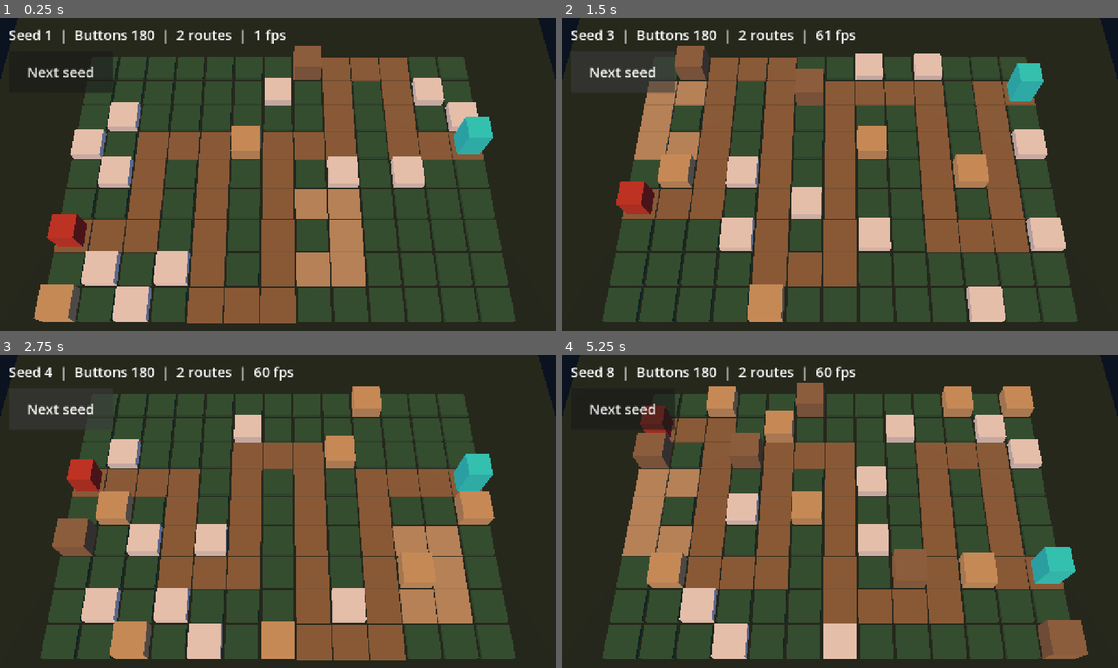
Above: before the commit, frames 1-4 (two rows, left to right).
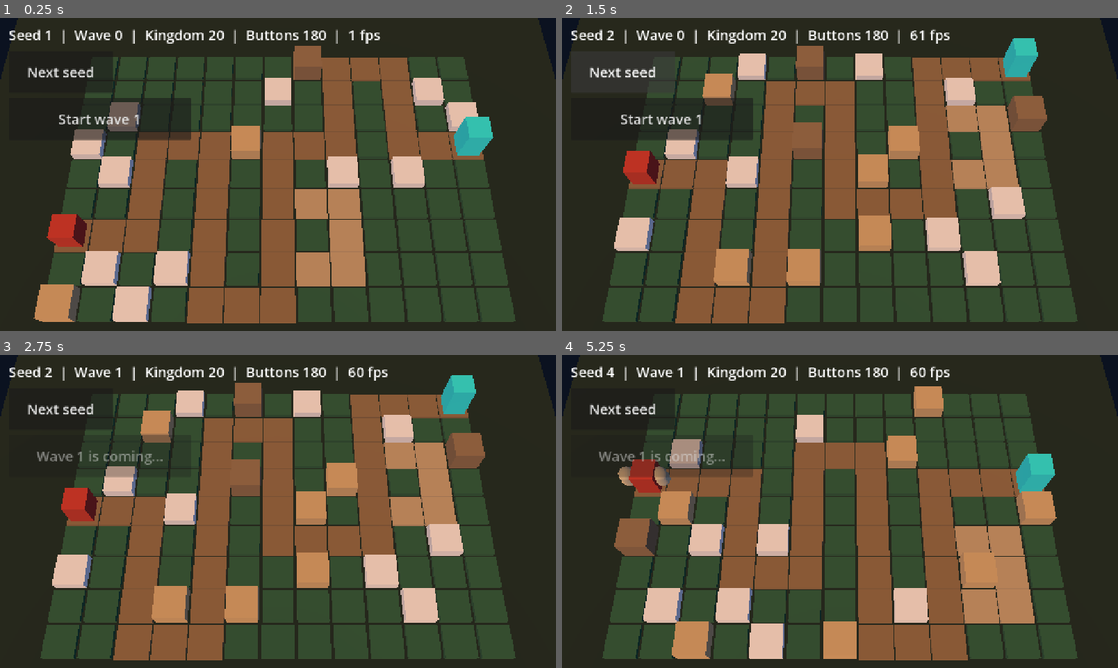
Above: after the commit, the same moments.

Repository: juanpalopez/psychic-bassoon
Game: Godot game, scene res://main.tscn
The game is run twice, just before and just after one commit, with the same random seed, the same clock (stepped at 60 frames per second) and the same inputs.
Inputs (mouse positions are in pixels of both pictures, inside the frame that each line leads up to):
- Up to frame 1 (0.25 s): no input
- Up to frame 2 (1.5 s): click "Next seed" (after the commit: "Start wave 1") at 0.5 s; click "Next seed" at 1.25 s
- Up to frame 3 (2.75 s): click "Next seed" (after the commit: "Start wave 1") at 2 s
- Up to frame 4 (5.25 s): click "Next seed" at 2.75 s; click "Next seed" at 3.5 s; click "Next seed" (after the commit: "Start wave 1") at 4.25 s; tap Enter at 5 s; move the mouse to (962, 495) at 5.02 s; hold Shift from 5.03 s (still down); click (962, 495) at 5.17 s

The runs differ from the first frame. In frame 1, 3.6% of the frame differs, in the area x 10-87%, y 3-44%; in frame 2, 34%; in frame 3, 45%, in the area x 6-89%, y 3-98%; in frame 4, 44%.

Commit message:
feat(render): draw the foes walking the board and start waves
FoesView draws every foe in one MultiMesh per foe type (capsules sized
by radius, darker as hp falls) and blends from each foe's previous
position to its current one by the share of a tick that has passed. The
HUD shows the wave, the kingdom's health and the Buttons, and a button
starts or calls the next wave early; game over is shown.

Refs #175

Co-Authored-By: Claude Sonnet 5.5 <noreply@anthropic.com>

Diff:
--- a/godot/main.gd
+++ b/godot/main.gd
@@ -1,4 +1,5 @@
-## The greybox scene (Phase 5, steps A1 and A2): the real map, and building on it.
+## The greybox scene (Phase 5, steps A1 to A3): the real map, building on it, and
+## waves of foes walking it.
 ##
 ## It owns one game (`Game.create`), ticks it at 30 Hz through the clock, turns a
 ## tap into a board cell, and sends build commands with `Game.submit`. It only
@@ -8,6 +9,7 @@
 ## page with `?seed=42` to start on a given seed.
 extends Node3D
 
+const EARLY_RULES := preload("res://content/game_rules.gd")
 const MESSAGE_SECONDS := 2.0
 const FREE_COLOUR := Color(0.2, 0.9, 0.9, 0.55)
 const BLOCKED_COLOUR := Color(0.95, 0.3, 0.25, 0.55)
@@ -26,6 +28,8 @@
 @onready var _camera: Camera3D = _rig.camera()
 @onready var _highlight: CellHighlight = $Highlight
 @onready var _towers: TowersView = $Towers
+@onready var _foes: FoesView = $Foes
+@onready var _launch: Button = $Hud/LaunchWave
 @onready var _info: Label = $Hud/Info
 @onready var _message: Label = $Hud/Message
 @onready var _menu: BuildMenu = $Hud/BuildMenu
@@ -37,6 +41,7 @@
 	_start(from_url if from_url is int else _board.map_seed)
 	_next_seed.pressed.connect(func() -> void: _start(_game.seed + 1))
 	_menu.tower_chosen.connect(_on_tower_chosen)
+	_launch.pressed.connect(func() -> void: Game.submit(_game, Command.launch_wave()))
 	_gestures.tapped.connect(_on_tap)
 	_gestures.panned.connect(_rig.pan_by_pixels)
 	_gestures.pinched.connect(func(factor: float, _centre: Vector2) -> void: _rig.zoom_by(factor))
@@ -49,12 +54,21 @@
 func _process(delta: float) -> void:
 	Frame.step(_game, _clock, delta, GAME_SPEED, Callable(), _after_tick)
 	_towers.sync(_game.towers, _board.surface_height)
+	_foes.update(_game, _clock.accumulator / Game.TICK_SECONDS)
+	_update_launch_button()
 	_menu.set_buttons(_game.buttons)
 	_message_left = maxf(0.0, _message_left - delta)
 	_message.visible = _message_left > 0.0
 	_info.text = (
-		"Seed %d  |  Buttons %d  |  %d routes  |  %d fps"
-		% [_game.seed, _game.buttons, _game.map.routes.size(), Engine.get_frames_per_second()]
+		"%sSeed %d  |  Wave %d  |  Kingdom %d  |  Buttons %d  |  %d fps"
+		% [
+			"GAME OVER  |  " if _game.over else "",
+			_game.seed,
+			_game.wave,
+			_game.kingdom_health,
+			_game.buttons,
+			Engine.get_frames_per_second(),
+		]
 	)
 
 
@@ -161,8 +175,10 @@
 	_board.map_seed = map_seed
 	_game = Game.create(map_seed)
 	_clock = Clock.new()
+	_foes.reset()
 	select_cell(BoardSpace.NO_CELL)
 	_towers.sync(_game.towers, _board.surface_height)
+	_update_launch_button()
 
 
 func _tower_on(cell: Vector2i) -> Tower:
@@ -199,3 +215,21 @@
 	if value is String and (value as String).length() <= 16 and (value as String).is_valid_int():
 		return int(value)
 	return null
+
+
+## The launch button says what a press would do, and rests while it cannot.
+func _update_launch_button() -> void:
+	var next := _game.wave + 1
+	if _game.over:
+		_launch.text = "Game over"
+		_launch.disabled = true
+	elif not _game.spawners.is_empty():
+		_launch.text = "Wave %d is coming..." % _game.wave
+		_launch.disabled = true
+	elif _game.running:
+		var bonus: int = EARLY_RULES.EARLY_CALL_BASE + _game.wave * EARLY_RULES.EARLY_CALL_PER_WAVE
+		_launch.text = "Call wave %d early (+%d)" % [next, bonus]
+		_launch.disabled = false
+	else:
+		_launch.text = "Start wave %d" % next
+		_launch.disabled = false
--- a/godot/main.tscn
+++ b/godot/main.tscn
@@ -1,10 +1,11 @@
-[gd_scene load_steps=8 format=3]
+[gd_scene load_steps=9 format=3]
 
 [ext_resource type="Script" path="res://main.gd" id="1_main"]
 [ext_resource type="Script" path="res://render/board.gd" id="2_board"]
 [ext_resource type="Script" path="res://render/camera_rig.gd" id="3_rig"]
 [ext_resource type="Script" path="res://render/cell_highlight.gd" id="4_highlight"]
 [ext_resource type="Script" path="res://render/towers_view.gd" id="5_towers"]
+[ext_resource type="Script" path="res://render/foes_view.gd" id="7_foes"]
 [ext_resource type="Script" path="res://ui/build_menu.gd" id="6_menu"]
 
 [sub_resource type="Environment" id="Environment_dusk"]
@@ -37,6 +38,9 @@
 [node name="Towers" type="Node3D" parent="."]
 script = ExtResource("5_towers")
 
+[node name="Foes" type="Node3D" parent="."]
+script = ExtResource("7_foes")
+
 [node name="Hud" type="CanvasLayer" parent="."]
 
 [node name="Info" type="Label" parent="Hud"]
@@ -54,6 +58,15 @@
 offset_bottom = 172.0
 theme_override_font_sizes/font_size = 32
 text = "Next seed"
+
+[node name="LaunchWave" type="Button" parent="Hud"]
+custom_minimum_size = Vector2(420, 96)
+offset_left = 20.0
+offset_top = 184.0
+offset_right = 440.0
+offset_bottom = 280.0
+theme_override_font_sizes/font_size = 32
+text = "Start wave 1"
 
 [node name="Message" type="Label" parent="Hud"]
 visible = false
--- a/godot/render/board_space.gd
+++ b/godot/render/board_space.gd
@@ -44,6 +44,14 @@
 	]
 
 
+## Where a sim position goes in the world. Sim positions are in cells, with x
+## across (a cell's centre is column + 0.5) and y down (row + 0.5); the spawn
+## point sits a little above the top row (negative y). At a cell centre this
+## agrees with `cell_to_world`.
+static func point_to_world(sim_x: float, sim_y: float) -> Vector3:
+	return Vector3(sim_y - float(RULES.GRID_ROWS) / 2.0, 0.0, float(RULES.GRID_COLS) / 2.0 - sim_x)
+
+
 ## The cell under a point on the ground, or `NO_CELL` when it is off the board.
 ## The inverse of `cell_to_world` (any point inside a cell gives that cell).
 static func world_to_cell(point: Vector3) -> Vector2i:
--- /dev/null
+++ b/godot/render/foes_view.gd
@@ -0,0 +1,145 @@
+## The foes on the board: one MultiMesh per foe type (capsules sized by the foe's
+## radius, coloured by type and darker as hp falls), never a node per foe.
+##
+## The sim ticks at 30 Hz and the screen draws more often, so the view keeps each
+## foe's previous position and blends to the current one by `alpha`, the share of
+## a tick that has passed since the last one. It only reads the game's foes.
+class_name FoesView
+extends Node3D
+
+const FOES := preload("res://content/foes.gd")
+## Instances reserved per type; more foes than this are not drawn.
+const MAX_PER_TYPE := 160
+## Capsule dimensions at scale 1 (the foe's radius scales it).
+const CAPSULE_RADIUS := 0.5
+const CAPSULE_HEIGHT := 1.6
+## Where the road surface is, so a foe stands on it.
+const GROUND := 0.06
+## How much darker a foe at 0 hp is drawn.
+const HURT_DARKEN := 0.6
+const COLOURS := {
+	"scrapGoblin": Color("c9b88a"),
+	"corrugatedOrc": Color("b5834a"),
+	"cardboardGolem": Color("8a6a43"),
+}
+const FALLBACK_COLOUR := Color("cccccc")
+
+var _multimeshes := {}
+var _tick_seen := -1
+var _previous := {}
+var _current := {}
+var _used := {}
+# what was last written to each type's MultiMesh, kept so a headless test can
+# read it back (the dummy renderer does not store instance data)
+var _drawn_positions := {}
+var _drawn_scales := {}
+var _drawn_colours := {}
+
+
+func _init() -> void:
+	for type in FOES.FOE_IDS:
+		var multimesh := MultiMesh.new()
+		multimesh.transform_format = MultiMesh.TRANSFORM_3D
+		multimesh.use_colors = true
+		var capsule := CapsuleMesh.new()
+		capsule.radius = CAPSULE_RADIUS
+		capsule.height = CAPSULE_HEIGHT
+		multimesh.mesh = capsule
+		multimesh.instance_count = MAX_PER_TYPE
+		multimesh.visible_instance_count = 0
+		var instance := MultiMeshInstance3D.new()
+		instance.name = type
+		instance.multimesh = multimesh
+		var material := StandardMaterial3D.new()
+		material.vertex_color_use_as_albedo = true
+		instance.material_override = material
+		add_child(instance)
+		_multimeshes[type] = multimesh
+		_used[type] = 0
+		# plain Arrays: a Packed array inside a Dictionary is copied on write
+		_drawn_positions[type] = _filled(Vector3.ZERO)
+		_drawn_scales[type] = _filled(0.0)
+		_drawn_colours[type] = _filled(Color.WHITE)
+
+
+## A list of `MAX_PER_TYPE` copies of `value`.
+func _filled(value: Variant) -> Array:
+	var out := []
+	out.resize(MAX_PER_TYPE)
+	out.fill(value)
+	return out
+
+
+## How many foes of this type are drawn right now.
+func visible_count(type: String) -> int:
+	if not _multimeshes.has(type):
+		return 0
+	return (_multimeshes[type] as MultiMesh).visible_instance_count
+
+
+## Where instance `index` of a type was last drawn (world position).
+func drawn_position(type: String, index: int) -> Vector3:
+	return _drawn_positions[type][index]
+
+
+## The uniform scale of instance `index` of a type.
+func drawn_scale(type: String, index: int) -> float:
+	return _drawn_scales[type][index]
+
+
+## The colour of instance `index` of a type.
+func drawn_colour(type: String, index: int) -> Color:
+	return _drawn_colours[type][index]
+
+
+## Forgets the previous positions (a new game starts: ids are used again).
+func reset() -> void:
+	_tick_seen = -1
+	_previous.clear()
+	_current.clear()
+	for type in _multimeshes:
+		(_multimeshes[type] as MultiMesh).visible_instance_count = 0
+
+
+## Draws the foes of `game`. `alpha` is how far we are from the last tick to the
+## next, 0 to 1.
+func update(game: GameState, alpha: float) -> void:
+	if game.tick_count != _tick_seen:
+		_tick_seen = game.tick_count
+		var next := {}
+		for foe in game.foes:
+			next[foe.id] = Vector2(foe.x, foe.y)
+		var before := {}
+		for foe in game.foes:
+			before[foe.id] = _current.get(foe.id, next[foe.id])
+		_previous = before
+		_current = next
+	var blend := clampf(alpha, 0.0, 1.0)
+	for type in _used:
+		_used[type] = 0
+	for foe in game.foes:
+		var multimesh: MultiMesh = _multimeshes.get(foe.type)
+		if multimesh == null:
+			continue
+		var index: int = _used[foe.type]
+		if index >= MAX_PER_TYPE:
+			continue
+		_used[foe.type] = index + 1
+		var from: Vector2 = _previous.get(foe.id, Vector2(foe.x, foe.y))
+		var to: Vector2 = _current.get(foe.id, Vector2(foe.x, foe.y))
+		var at := from.lerp(to, blend)
+		var scale := foe.radius / CAPSULE_RADIUS
+		var position := BoardSpace.point_to_world(at.x, at.y)
+		position.y = GROUND + CAPSULE_HEIGHT * scale / 2.0
+		multimesh.set_instance_transform(
+			index, Transform3D(Basis.from_scale(Vector3(scale, scale, scale)), position)
+		)
+		var health := float(foe.hp) / maxf(float(foe.max_hp), 1.0)
+		var base: Color = COLOURS.get(foe.type, FALLBACK_COLOUR)
+		var colour := base.darkened(HURT_DARKEN * (1.0 - clampf(health, 0.0, 1.0)))
+		multimesh.set_instance_color(index, colour)
+		_drawn_positions[foe.type][index] = position
+		_drawn_scales[foe.type][index] = scale
+		_drawn_colours[foe.type][index] = colour
+	for type in _multimeshes:
+		(_multimeshes[type] as MultiMesh).visible_instance_count = _used[type]
--- a/godot/tests/render/test_board_space.gd
+++ b/godot/tests/render/test_board_space.gd
@@ -101,3 +101,28 @@
 	assert_null(BoardSpace.ground_hit(Vector3(0.0, 5.0, 0.0), Vector3(1.0, 0.0, 0.0)))
 	# a ray that starts below the ground and points down is behind it
 	assert_null(BoardSpace.ground_hit(Vector3(0.0, -1.0, 0.0), Vector3(0.0, -1.0, 0.0)))
+
+
+func test_a_sim_point_at_a_cell_centre_is_that_cells_world_position() -> void:
+	# sim positions are in cells: x across (column + 0.5), y down (row + 0.5)
+	for row in RULES.GRID_ROWS:
+		for col in RULES.GRID_COLS:
+			var from_point := BoardSpace.point_to_world(float(col) + 0.5, float(row) + 0.5)
+			var from_cell := BoardSpace.cell_to_world(col, row)
+			assert_almost_eq(from_point.x, from_cell.x, 1e-9)
+			assert_almost_eq(from_point.z, from_cell.z, 1e-9)
+			assert_eq(from_point.y, 0.0)
+
+
+func test_a_point_between_two_cells_lies_between_them() -> void:
+	var a := BoardSpace.cell_to_world(3, 4)
+	var b := BoardSpace.cell_to_world(3, 5)
+	var middle := BoardSpace.point_to_world(3.5, 5.0)
+	assert_almost_eq(middle.x, (a.x + b.x) / 2.0, 1e-9)
+	assert_almost_eq(middle.z, (a.z + b.z) / 2.0, 1e-9)
+
+
+func test_the_spawn_point_above_the_top_row_is_left_of_the_board() -> void:
+	# foes start 0.45 cells above row 0, which is off the left edge once turned
+	var spawn := BoardSpace.point_to_world(4.5, -0.45)
+	assert_lt(spawn.x, BoardSpace.corners()[0].x)
--- /dev/null
+++ b/godot/tests/render/test_foes_view.gd
@@ -0,0 +1,166 @@
+## The foes on the board: one MultiMesh per foe type, smooth between ticks.
+extends GutTest
+
+const FOES := preload("res://content/foes.gd")
+
+
+func _view() -> FoesView:
+	var view := FoesView.new()
+	add_child_autofree(view)
+	return view
+
+
+func _foe(id: int, type: String, x: float, y: float, hp: int = 20, max_hp: int = 20) -> Foe:
+	var foe := Foe.new()
+	foe.id = id
+	foe.type = type
+	foe.x = x
+	foe.y = y
+	foe.hp = hp
+	foe.max_hp = max_hp
+	foe.radius = float(FOES.DEFS[type].radius)
+	return foe
+
+
+func _game_with(foes: Array[Foe], tick: int = 1) -> GameState:
+	var game := GameState.new()
+	game.tick_count = tick
+	game.foes = foes
+	return game
+
+
+func _multimesh(view: FoesView, type: String) -> MultiMesh:
+	return (view.get_node(type) as MultiMeshInstance3D).multimesh
+
+
+func _at(view: FoesView, type: String, index: int) -> Vector3:
+	return view.drawn_position(type, index)
+
+
+func test_there_is_one_multimesh_per_foe_type_and_no_node_per_foe() -> void:
+	var view := _view()
+	assert_eq(view.get_child_count(), FOES.FOE_IDS.size())
+	for type in FOES.FOE_IDS:
+		assert_true(view.get_node(type) is MultiMeshInstance3D, type)
+		assert_eq(_multimesh(view, type).instance_count, FoesView.MAX_PER_TYPE)
+		assert_eq(view.visible_count(type), 0)
+	view.update(_game_with([_foe(0, "scrapGoblin", 4.5, 3.5)] as Array[Foe]), 1.0)
+	assert_eq(view.get_child_count(), FOES.FOE_IDS.size(), "still no node per foe")
+
+
+func test_each_foe_is_drawn_in_its_types_multimesh() -> void:
+	var view := _view()
+	var foes: Array[Foe] = [
+		_foe(0, "scrapGoblin", 4.5, 3.5),
+		_foe(1, "scrapGoblin", 4.5, 4.5),
+		_foe(2, "corrugatedOrc", 2.5, 6.5, 130, 130),
+	]
+	view.update(_game_with(foes), 1.0)
+	assert_eq(view.visible_count("scrapGoblin"), 2)
+	assert_eq(view.visible_count("corrugatedOrc"), 1)
+	assert_eq(view.visible_count("cardboardGolem"), 0)
+
+
+func test_a_foe_stands_at_its_sim_position_on_the_board() -> void:
+	var view := _view()
+	view.update(_game_with([_foe(0, "scrapGoblin", 4.5, 3.5)] as Array[Foe]), 1.0)
+	var at := _at(view, "scrapGoblin", 0)
+	var expected := BoardSpace.point_to_world(4.5, 3.5)
+	assert_almost_eq(at.x, expected.x, 1e-5)
+	assert_almost_eq(at.z, expected.z, 1e-5)
+	assert_gt(at.y, 0.0, "it stands on the board, not in it")
+
+
+func test_a_new_foe_starts_at_its_position_whatever_the_blend() -> void:
+	var view := _view()
+	var foe := _foe(0, "scrapGoblin", 4.5, 3.5)
+	view.update(_game_with([foe] as Array[Foe]), 0.0)
+	var expected := BoardSpace.point_to_world(4.5, 3.5)
+	assert_almost_eq(_at(view, "scrapGoblin", 0).x, expected.x, 1e-5)
+	assert_almost_eq(_at(view, "scrapGoblin", 0).z, expected.z, 1e-5)
+
+
+func test_between_ticks_a_foe_moves_from_where_it_was_to_where_it_is() -> void:
+	var view := _view()
+	var foe := _foe(0, "scrapGoblin", 4.5, 3.0)
+	view.update(_game_with([foe] as Array[Foe], 1), 1.0)
+	# the next tick: the foe has walked one cell down
+	foe.y = 4.0
+	var game := _game_with([foe] as Array[Foe], 2)
+	view.update(game, 0.0)
+	assert_almost_eq(_at(view, "scrapGoblin", 0).x, BoardSpace.point_to_world(4.5, 3.0).x, 1e-5)
+	view.update(game, 0.5)
+	assert_almost_eq(_at(view, "scrapGoblin", 0).x, BoardSpace.point_to_world(4.5, 3.5).x, 1e-5)
+	view.update(game, 1.0)
+	assert_almost_eq(_at(view, "scrapGoblin", 0).x, BoardSpace.point_to_world(4.5, 4.0).x, 1e-5)
+
+
+func test_the_blend_is_clamped_to_the_two_positions() -> void:
+	var view := _view()
+	var foe := _foe(0, "scrapGoblin", 4.5, 3.0)
+	view.update(_game_with([foe] as Array[Foe], 1), 1.0)
+	foe.y = 4.0
+	var game := _game_with([foe] as Array[Foe], 2)
+	view.update(game, -3.0)
+	assert_almost_eq(_at(view, "scrapGoblin", 0).x, BoardSpace.point_to_world(4.5, 3.0).x, 1e-5)
+	view.update(game, 9.0)
+	assert_almost_eq(_at(view, "scrapGoblin", 0).x, BoardSpace.point_to_world(4.5, 4.0).x, 1e-5)
+
+
+func test_a_foe_that_is_gone_disappears() -> void:
+	var view := _view()
+	var a := _foe(0, "scrapGoblin", 4.5, 3.5)
+	var b := _foe(1, "scrapGoblin", 4.5, 4.5)
+	view.update(_game_with([a, b] as Array[Foe], 1), 1.0)
+	view.update(_game_with([b] as Array[Foe], 2), 1.0)
+	assert_eq(view.visible_count("scrapGoblin"), 1)
+	var expected := BoardSpace.point_to_world(4.5, 4.5)
+	assert_almost_eq(_at(view, "scrapGoblin", 0).x, expected.x, 1e-5)
+
+
+func test_more_foes_than_the_cap_are_clamped_not_an_error() -> void:
+	var view := _view()
+	var foes: Array[Foe] = []
+	for i in FoesView.MAX_PER_TYPE + 40:
+		foes.append(_foe(i, "scrapGoblin", 4.5, 3.5))
+	view.update(_game_with(foes), 1.0)
+	assert_eq(view.visible_count("scrapGoblin"), FoesView.MAX_PER_TYPE)
+
+
+func test_a_hurt_foe_is_drawn_darker() -> void:
+	var view := _view()
+	var foes: Array[Foe] = [
+		_foe(0, "corrugatedOrc", 4.5, 3.5, 130, 130),
+		_foe(1, "corrugatedOrc", 4.5, 4.5, 40, 130),
+	]
+	view.update(_game_with(foes), 1.0)
+	var healthy := view.drawn_colour("corrugatedOrc", 0)
+	var hurt := view.drawn_colour("corrugatedOrc", 1)
+	assert_gt(healthy.v, hurt.v)
+
+
+func test_a_bigger_foe_is_a_bigger_capsule() -> void:
+	var view := _view()
+	view.update(
+		_game_with(
+			(
+				[_foe(0, "scrapGoblin", 4.5, 3.5), _foe(1, "cardboardGolem", 4.5, 4.5, 850, 850)]
+				as Array[Foe]
+			)
+		),
+		1.0
+	)
+	var small := view.drawn_scale("scrapGoblin", 0)
+	var large := view.drawn_scale("cardboardGolem", 0)
+	assert_gt(large, small)
+
+
+func test_reset_forgets_old_positions() -> void:
+	var view := _view()
+	view.update(_game_with([_foe(0, "scrapGoblin", 4.5, 3.0)] as Array[Foe], 5), 1.0)
+	view.reset()
+	# a new game reuses id 0 at a different place: no blend from the old one
+	view.update(_game_with([_foe(0, "scrapGoblin", 2.5, 8.0)] as Array[Foe], 1), 0.0)
+	var expected := BoardSpace.point_to_world(2.5, 8.0)
+	assert_almost_eq(_at(view, "scrapGoblin", 0).x, expected.x, 1e-5)
+	assert_almost_eq(_at(view, "scrapGoblin", 0).z, expected.z, 1e-5)
--- /dev/null
+++ b/godot/tests/test_waves_greybox.gd
@@ -0,0 +1,98 @@
+## The scene plays waves: a launch button, foes drawn on the board, the wave and
+## the kingdom's health on screen, and the game-over state.
+extends GutTest
+
+const MAIN_SCENE := preload("res://main.tscn")
+
+
+func _main() -> Node:
+	var main := MAIN_SCENE.instantiate()
+	add_child_autofree(main)
+	await get_tree().process_frame
+	return main
+
+
+func _frames(main: Node, seconds: float) -> void:
+	for i in int(seconds * 20.0):
+		main._process(0.05)
+
+
+func test_the_launch_button_starts_wave_1_and_foes_appear_on_the_board() -> void:
+	var main := await _main()
+	var launch := main.get_node("Hud/LaunchWave") as Button
+	assert_string_contains(launch.text, "Start wave 1")
+	launch.pressed.emit()
+	_frames(main, 4.0)
+	var game: GameState = main.game()
+	assert_eq(game.wave, 1)
+	assert_gt(game.foes.size(), 0)
+	var view := main.get_node("Foes") as FoesView
+	assert_eq(view.visible_count("scrapGoblin"), game.foes.size())
+
+
+func test_the_hud_shows_the_wave_the_kingdoms_health_and_the_buttons() -> void:
+	var main := await _main()
+	(main.get_node("Hud/LaunchWave") as Button).pressed.emit()
+	_frames(main, 1.0)
+	var text := (main.get_node("Hud/Info") as Label).text
+	assert_string_contains(text, "Wave 1")
+	assert_string_contains(text, "Kingdom %d" % main.game().kingdom_health)
+	assert_string_contains(text, "Buttons %d" % main.game().buttons)
+
+
+func test_the_button_is_disabled_while_foes_are_still_coming_then_offers_an_early_call() -> void:
+	var main := await _main()
+	var launch := main.get_node("Hud/LaunchWave") as Button
+	launch.pressed.emit()
+	_frames(main, 0.5)
+	assert_true(launch.disabled)
+	var game: GameState = main.game()
+	game.kingdom_health = 100000
+	while not game.spawners.is_empty():
+		_frames(main, 0.5)
+	assert_false(launch.disabled)
+	# 10 + 1 * 2
+	assert_string_contains(launch.text, "Call wave 2 early (+12)")
+
+
+func test_a_foe_that_gets_through_costs_the_kingdom_health() -> void:
+	var main := await _main()
+	var game: GameState = main.game()
+	var start := game.kingdom_health
+	(main.get_node("Hud/LaunchWave") as Button).pressed.emit()
+	while game.kingdom_health == start and game.tick_count < 4000:
+		_frames(main, 1.0)
+	assert_lt(game.kingdom_health, start)
+
+
+func test_game_over_is_shown_and_the_button_stops_working() -> void:
+	var main := await _main()
+	var game: GameState = main.game()
+	game.kingdom_health = 1
+	(main.get_node("Hud/LaunchWave") as Button).pressed.emit()
+	while not game.over and game.tick_count < 4000:
+		_frames(main, 1.0)
+	assert_true(game.over)
+	_frames(main, 0.2)
+	assert_string_contains((main.get_node("Hud/Info") as Label).text, "GAME OVER")
+	assert_true((main.get_node("Hud/LaunchWave") as Button).disabled)
+
+
+func test_a_new_seed_clears_the_foes_and_resets_the_button() -> void:
+	var main := await _main()
+	(main.get_node("Hud/LaunchWave") as Button).pressed.emit()
+	_frames(main, 3.0)
+	(main.get_node("Hud/NextSeed") as Button).pressed.emit()
+	assert_eq(main.game().foes.size(), 0)
+	assert_eq((main.get_node("Foes") as FoesView).visible_count("scrapGoblin"), 0)
+	assert_string_contains((main.get_node("Hud/LaunchWave") as Button).text, "Start wave 1")
+
+
+func test_foes_are_drawn_with_few_draw_calls() -> void:
+	var main := await _main()
+	var view := main.get_node("Foes") as FoesView
+	var multimeshes := 0
+	for child in view.get_children():
+		if child is MultiMeshInstance3D:
+			multimeshes += 1
+	assert_eq(multimeshes, 3)
Not shown, added: godot/render/foes_view.gd.uid
Not shown, added: godot/tests/render/test_foes_view.gd.uid
Not shown, added: godot/tests/test_waves_greybox.gd.uid
Not shown, changed: docs/PLAN.md
